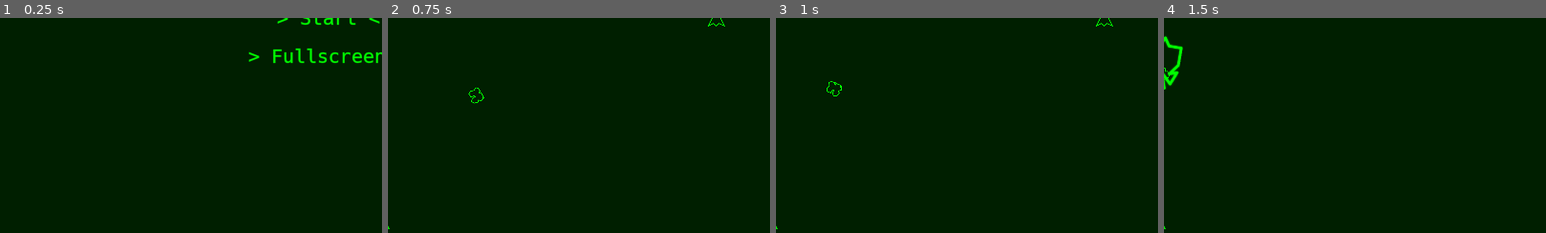
Above: before the commit, frames 1-4 (left to right).
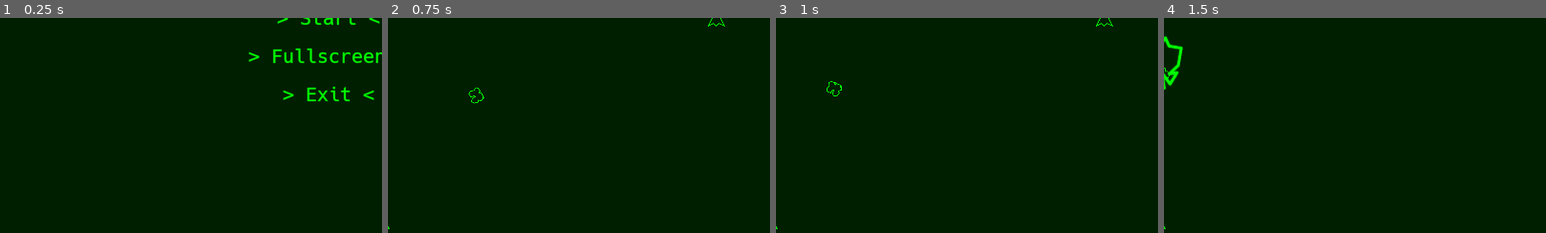
Above: after the commit, the same moments.

Repository: nalquas/gasteroids
Game: Godot game, scene res://scenes/Main.tscn
The game is run twice, just before and just after one commit, with the same random seed, the same clock (stepped at 60 frames per second) and the same inputs.
Inputs:
- Up to frame 1 (0.25 s): no input
- Up to frame 2 (0.75 s): click "> Start <" at 0.5 s
- Up to frame 3 (1 s): no input
- Up to frame 4 (1.5 s): hold Right (ship_right) from 1.28 s (still down); hold Space (ship_shoot) from 1.28 s (still down)
The pictures show only the part of the screen within x 7-57%, y 50-100%; the shares and areas given below are measured in that part.

The runs differ from the first frame. In frame 1, 0.5% of the frame differs, in the area x 74-98%, y 31-40%; in frame 2, nothing differs; in frame 3, nothing differs; in frame 4, nothing differs.

Commit message:
Exit button implemented

Diff:
--- a/Gasteroids/scenes/Main_Menu.tscn
+++ b/Gasteroids/scenes/Main_Menu.tscn
@@ -60,5 +60,25 @@
 enabled_focus_mode = 0
 text = "> Fullscreen <"
 flat = true
+
+[node name="Exit" type="Button" parent="."]
+anchor_left = 0.5
+anchor_top = 0.5
+anchor_right = 0.5
+anchor_bottom = 0.5
+margin_left = -209.0
+margin_top = 160.5
+margin_right = 209.0
+margin_bottom = 223.5
+focus_mode = 0
+custom_fonts/font = ExtResource( 3 )
+custom_colors/font_color_disabled = Color( 0, 0.317647, 0, 1 )
+custom_colors/font_color = Color( 0, 1, 0, 1 )
+custom_colors/font_color_hover = Color( 0.12549, 1, 0.12549, 1 )
+custom_colors/font_color_pressed = Color( 0, 0.498039, 0, 1 )
+enabled_focus_mode = 0
+text = "> Exit <"
+flat = true
 [connection signal="pressed" from="Start" to="." method="_on_Start_pressed"]
 [connection signal="pressed" from="Fullscreen" to="." method="_on_Fullscreen_pressed"]
+[connection signal="pressed" from="Exit" to="." method="_on_Exit_pressed"]
--- a/Gasteroids/scripts/Game.gd
+++ b/Gasteroids/scripts/Game.gd
@@ -17,6 +17,7 @@
 
 func _ready():
 	#Signals
+	# warning-ignore:return_value_discarded
 	connect("gameover", get_parent(), "_on_Game_gameover")
 
 	$Game_GUI.setScore(score)
--- a/Gasteroids/scripts/Main_Menu.gd
+++ b/Gasteroids/scripts/Main_Menu.gd
@@ -5,7 +5,9 @@
 
 func _ready():
 	#Signals
+	# warning-ignore:return_value_discarded
 	connect("start", get_parent(), "_on_Main_Menu_start")
+	# warning-ignore:return_value_discarded
 	connect("fullscreen", get_parent(), "_on_Main_Menu_fullscreen")
 
 func _on_Start_pressed():
@@ -17,3 +19,6 @@
 
 func _on_Fullscreen_pressed():
 	emit_signal("fullscreen")
+
+func _on_Exit_pressed():
+	get_tree().quit()
